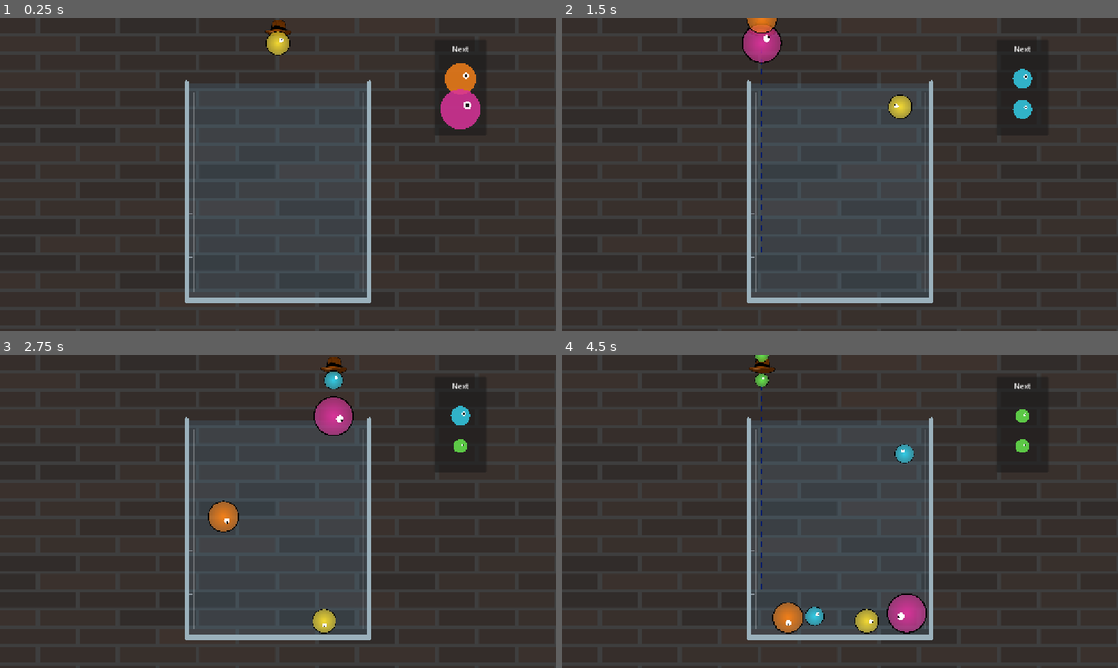
Above: before the commit, frames 1-4 (two rows, left to right).
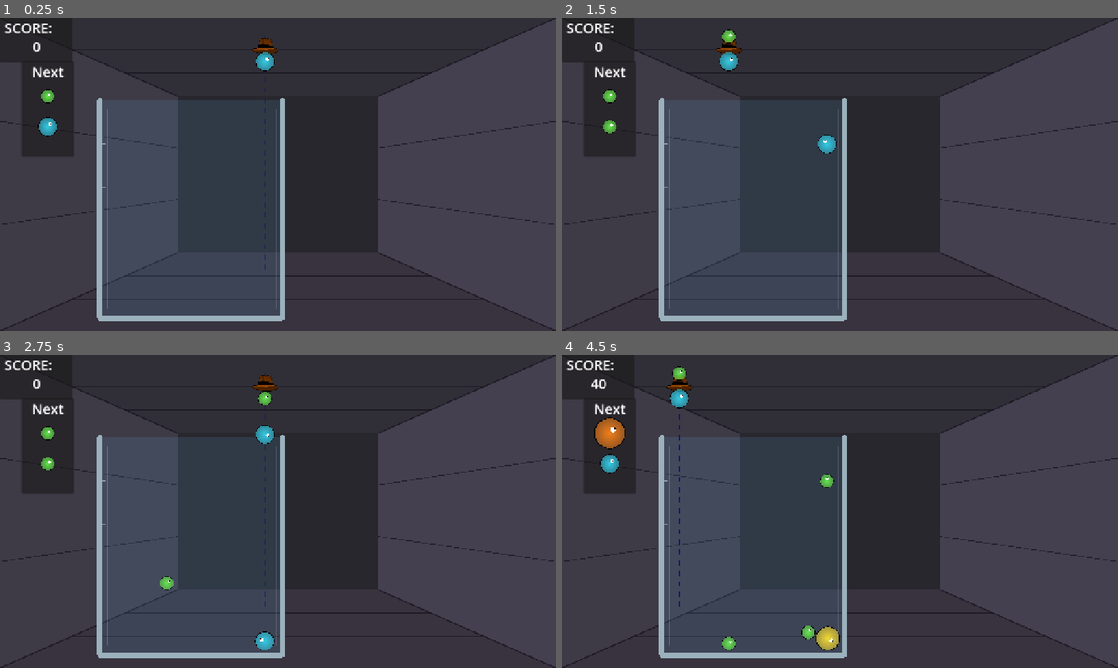
Above: after the commit, the same moments.

Repository: broli/oozecrawler
Game: Godot game, scene res://scenes/Core/main.tscn
The game is run twice, just before and just after one commit, with the same random seed, the same clock (stepped at 60 frames per second) and the same inputs. The project has no main scene, so this scene is started directly.
Inputs (mouse positions are in pixels of both pictures, inside the frame that each line leads up to):
- Up to frame 1 (0.25 s): no input
- Up to frame 2 (1.5 s): tap Enter at 0.5 s; move the mouse to (962, 158) at 0.52 s; click (962, 158) at 0.67 s; move the mouse to (728, 190) at 1.27 s; click (728, 190) at 1.42 s
- Up to frame 3 (2.75 s): move the mouse to (333, 442) at 2.02 s; click (333, 442) at 2.17 s
- Up to frame 4 (4.5 s): move the mouse to (812, 574) at 2.77 s; click (812, 574) at 2.92 s; move the mouse to (1006, 558) at 3.52 s; click (1006, 558) at 3.67 s; move the mouse to (673, 464) at 4.27 s; click (673, 464) at 4.42 s

The runs differ from the first frame. In frame 1, 51% of the frame differs, in the area x 0-100%, y 0-100%; in frame 2, 52%; in frame 3, 53%; in frame 4, 54%.

Commit message:
feat(core): integrate QueueManager, score HUD, and background in main scene

Diff:
--- a/scenes/Core/main.tscn
+++ b/scenes/Core/main.tscn
@@ -4,42 +4,102 @@
 [ext_resource type="Texture2D" uid="uid://bcausjm1dkf6l" path="res://assets/sprites/prototiping/Brick-Texture.svg" id="1_ue2wo"]
 [ext_resource type="PackedScene" uid="uid://ovlqf2paxyyg" path="res://scenes/Core/container.tscn" id="1_x0yl7"]
 [ext_resource type="PackedScene" uid="uid://cpio4edsf1pe1" path="res://scenes/Core/dropper.tscn" id="2_x0yl7"]
-[ext_resource type="Script" uid="uid://c4tyydimprwns" path="res://scripts/core/queue_display.gd" id="5_ddvu7"]
+[ext_resource type="PackedScene" uid="uid://dtj6ojv0r2r45" path="res://scenes/Core/dungeon_background.tscn" id="3_5uyvx"]
+[ext_resource type="Script" uid="uid://c4tyydimprwns" path="res://scripts/old/queue_display.gd" id="5_ddvu7"]
+[ext_resource type="Shader" uid="uid://qikhvu7oy3m1" path="res://Shaders/slime.gdshader" id="6_fojeq"]
+
+[sub_resource type="LabelSettings" id="LabelSettings_5uyvx"]
+font_size = 32
+
+[sub_resource type="ShaderMaterial" id="ShaderMaterial_ddvu7"]
+shader = ExtResource("6_fojeq")
+shader_parameter/base_color = Color(0.3, 0.85, 0.3, 1)
+
+[sub_resource type="ShaderMaterial" id="ShaderMaterial_fojeq"]
+shader = ExtResource("6_fojeq")
+shader_parameter/base_color = Color(0.3, 0.85, 0.3, 1)
+
+[sub_resource type="LabelSettings" id="LabelSettings_fojeq"]
+font_size = 32
+
+[sub_resource type="LabelSettings" id="LabelSettings_bwyuc"]
+font_size = 32
 
 [node name="Main" type="Node2D" unique_id=1972363362]
 script = ExtResource("1_g00m7")
 
-[node name="Sprite2D" type="Sprite2D" parent="." unique_id=2137903800]
+[node name="brick_wall" type="Sprite2D" parent="." unique_id=2137903800]
+visible = false
 modulate = Color(0.21568628, 0.21568628, 0.21568628, 0.5058824)
 scale = Vector2(1.312, 1)
 texture = ExtResource("1_ue2wo")
 centered = false
 
+[node name="DungeonBackground" parent="." unique_id=1480490908 instance=ExtResource("3_5uyvx")]
+self_modulate = Color(0.7137255, 0.7137255, 0.7137255, 0.6392157)
+
 [node name="Container" parent="." unique_id=303102109 instance=ExtResource("1_x0yl7")]
+position = Vector2(-200, 40)
 
 [node name="Dropper" parent="." unique_id=1659214463 instance=ExtResource("2_x0yl7")]
-position = Vector2(652, -2)
+position = Vector2(640, 20)
 
 [node name="HUD" type="CanvasLayer" parent="." unique_id=385510701]
 
 [node name="NextSlimePanel" type="Panel" parent="HUD" unique_id=963790192]
-offset_left = 1000.0
-offset_top = 50.0
-offset_right = 1120.0
-offset_bottom = 270.0
+offset_left = 50.0
+offset_top = 100.0
+offset_right = 170.0
+offset_bottom = 320.0
 
 [node name="Label" type="Label" parent="HUD/NextSlimePanel" unique_id=998184654]
 layout_mode = 0
-offset_top = 10.0
+offset_top = 1.0
 offset_right = 120.0
-offset_bottom = 40.0
+offset_bottom = 46.0
 text = "Next"
+label_settings = SubResource("LabelSettings_5uyvx")
 horizontal_alignment = 1
 
 [node name="QueueDisplay" type="Control" parent="HUD/NextSlimePanel" unique_id=851194529]
 anchors_preset = 0
 offset_left = 60.0
-offset_top = 70.0
+offset_top = 60.0
 offset_right = 100.0
-offset_bottom = 110.0
+offset_bottom = 100.0
 script = ExtResource("5_ddvu7")
+
+[node name="NextSlime1" type="ColorRect" parent="HUD/NextSlimePanel/QueueDisplay" unique_id=1306358851]
+material = SubResource("ShaderMaterial_ddvu7")
+layout_mode = 1
+offset_right = 80.0
+offset_bottom = 80.0
+
+[node name="NextSlime2" type="ColorRect" parent="HUD/NextSlimePanel/QueueDisplay" unique_id=195505138]
+material = SubResource("ShaderMaterial_fojeq")
+layout_mode = 1
+offset_left = 1.0
+offset_top = 75.0
+offset_right = 81.0
+offset_bottom = 155.0
+
+[node name="ScorePanel" type="Panel" parent="HUD" unique_id=646403595]
+offset_right = 167.0
+offset_bottom = 102.0
+
+[node name="ScoreLabel" type="Label" parent="HUD/ScorePanel" unique_id=417501391]
+layout_mode = 0
+offset_left = 10.0
+offset_right = 61.0
+offset_bottom = 23.0
+text = "SCORE:"
+label_settings = SubResource("LabelSettings_fojeq")
+
+[node name="ScoreValueLabel" type="Label" parent="HUD/ScorePanel" unique_id=1349305625]
+layout_mode = 0
+offset_top = 43.0
+offset_right = 169.0
+offset_bottom = 88.0
+text = "0"
+label_settings = SubResource("LabelSettings_bwyuc")
+horizontal_alignment = 1
--- a/scripts/core/main.gd
+++ b/scripts/core/main.gd
@@ -3,66 +3,38 @@
 # References to child nodes
 @onready var dropper: Node2D = $Dropper
 @onready var queue_display: Control = $HUD/NextSlimePanel/QueueDisplay
+@onready var score_value_label: Label = $HUD/ScorePanel/ScoreValueLabel
+@onready var container: GameContainer = $Container
 
-#var drop_queue: Array[int] = []
-#const QUEUE_SIZE: int = 5 # Keep a buffer of 5 upcoming slimes
-
-var bingo_cage: Array[int]
+var score:= 0
+var queue_manager : QueueManager
 
 func _ready() -> void:
-	# Seed the queue initially
-	#for i in range(QUEUE_SIZE):
-		#drop_queue.append(get_random_drop_tier())
-	#load first bingo cage
-	load_bingo_cage()
+	# Dynamically read beaker boundaries from its collision shapes
+	var bounds: Vector2 = container.get_drop_bounds()
+	dropper.min_x = bounds.x
+	dropper.max_x = bounds.y
+
+	# Set dropper height right above the flask opening
+	dropper.global_position.y = container.get_opening_y() - 150.0
+
+	queue_manager = QueueManager.new()
 
 	# Give the dropper its first slime
-	send_slime_to_dropper()
+	dropper.set_current_slime_tier(self.queue_manager.get_next())
+	queue_display.update_queue([queue_manager.peek(0), queue_manager.peek(1), queue_manager.peek(2), queue_manager.peek(3)] as Array[int])
+
 
 	#listen for slime drop
 	dropper.slime_dropped.connect(send_slime_to_dropper)
 
-func load_bingo_cage() -> void:
-	bingo_cage = [1,1,1,1,1,1,1,1,1,2,2,2,2,2,2,3,3,3,4,4,5]
-	bingo_cage.shuffle()
+	#listen for merge event
+	Events.slime_merged.connect(_on_slime_merged)
 
-func pull_next_ball() -> int:
-	if bingo_cage.is_empty():
-		load_bingo_cage()
-
-	#pull
-	var next_ball = bingo_cage.pop_back()
-	#update hud
-	queue_display.update_queue(bingo_cage)
-	#return
-	return next_ball
-
+func _on_slime_merged(_tier: int, earned_score: int) -> void:
+	score += earned_score
+	score_value_label.text = str(score)
 
 func send_slime_to_dropper() -> void:
-	dropper.set_current_slime_tier(self.pull_next_ball())
-
-#func get_random_drop_tier() -> int:
-	## Suika weights: mostly Tier 1 & 2, rare Tier 3
-	#var roll := randf()
-	#if roll < 0.65:
-		#return 1
-	#elif roll < 0.90:
-		#return 2
-	#elif roll < 0.98:
-		#return 3
-	#else:
-		#return 4
-
-#func prepare_next_drop() -> void:
-	## Pop the next tier for the dropper
-	#var current_tier: int = drop_queue.pop_front()
-	#
-	## Replenish queue at the back
-	#drop_queue.append(get_random_drop_tier())
-	#
-	## Tell dropper what tier to hold
-	#dropper.set_current_slime_tier(current_tier)
-
-	#update HUD
-	#queue_display.update_queue(bingo_cage)
-	#print("Current drop: ", current_tier, " | Upcoming: ", drop_queue)
+	dropper.set_current_slime_tier(self.queue_manager.get_next())
+	queue_display.update_queue([queue_manager.peek(0), queue_manager.peek(1), queue_manager.peek(2), queue_manager.peek(3)] as Array[int])
--- a/scripts/core/queue_display.gd
+++ /dev/null
@@ -1,20 +0,0 @@
-extends Control
-
-var upcoming_tiers: Array[int] = []
-
-# Called by Main whenever the queue changes
-func update_queue(queue: Array[int]) -> void:
-	upcoming_tiers = queue.duplicate()
-	upcoming_tiers.reverse()
-	queue_redraw() # Requests Godot to call _draw()
-
-func _draw() -> void:
-	# 1. Draw the immediate "Next" slime (index 0)
-	if upcoming_tiers.size() > 0:
-		var next_tier := upcoming_tiers[0]
-		Slime.draw_visual(self, Vector2(0, 20), next_tier)
-
-	# 2. Draw "Next+1" (index 1) further down
-	if upcoming_tiers.size() > 1:
-		var second_tier := upcoming_tiers[1]
-		Slime.draw_visual(self, Vector2(0, 90), second_tier)
--- /dev/null
+++ b/scripts/old/queue_display.gd
@@ -0,0 +1,27 @@
+extends Control
+
+var upcoming_tiers: Array[int] = []
+
+# Called by Main whenever the queue changes
+func update_queue(peeked: Array[int]) -> void:
+	if peeked.size() >= 2:
+		Slime.setup_visual($NextSlime1, peeked[0], Vector2(0.0, 20.0))
+		Slime.setup_visual($NextSlime2, peeked[1], Vector2(0.0, 90.0))
+		if can_peek_more():
+			Slime.setup_visual($NextSlime3, peeked[2], Vector2(0.0, 160.0))
+			Slime.setup_visual($NextSlime4, peeked[3], Vector2(0.0, 230.0))
+		else:
+			#$NextSlime3.visible = false
+			#$NextSlime4.visible = false
+			has_node("$NextSlime3")
+			has_node("$NextSlime4")
+	else:
+			$NextSlime1.visible = false
+			$NextSlime2.visible = false
+			#$NextSlime3.visible = false
+			#$NextSlime4.visible = false
+
+	queue_redraw() # Requests Godot to call _draw()
+
+func can_peek_more() -> bool:
+	return false # Placeholder for future logic to determine if more slimes can be peeked
Renamed: scripts/core/queue_display.gd.uid -> scripts/old/queue_display.gd.uid
